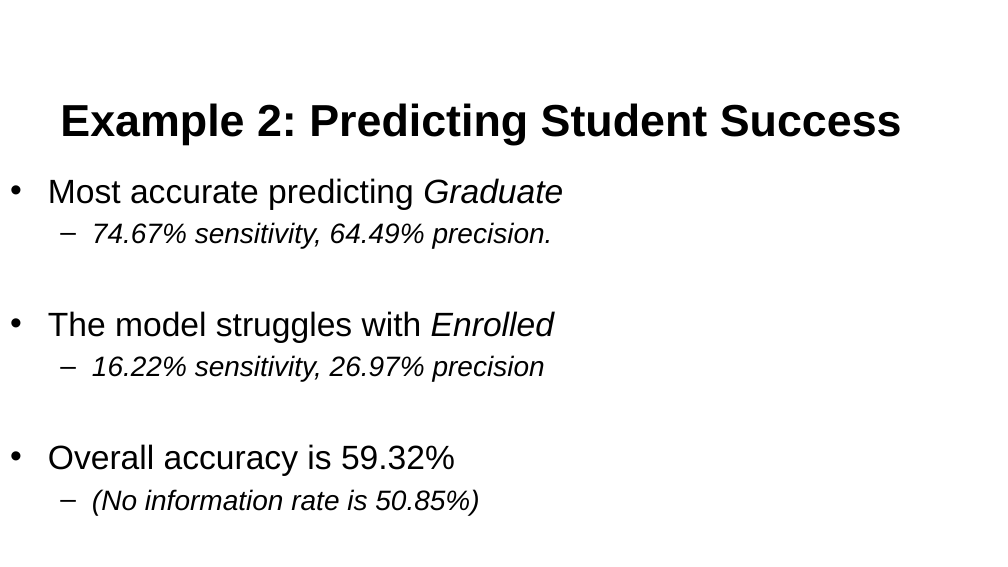
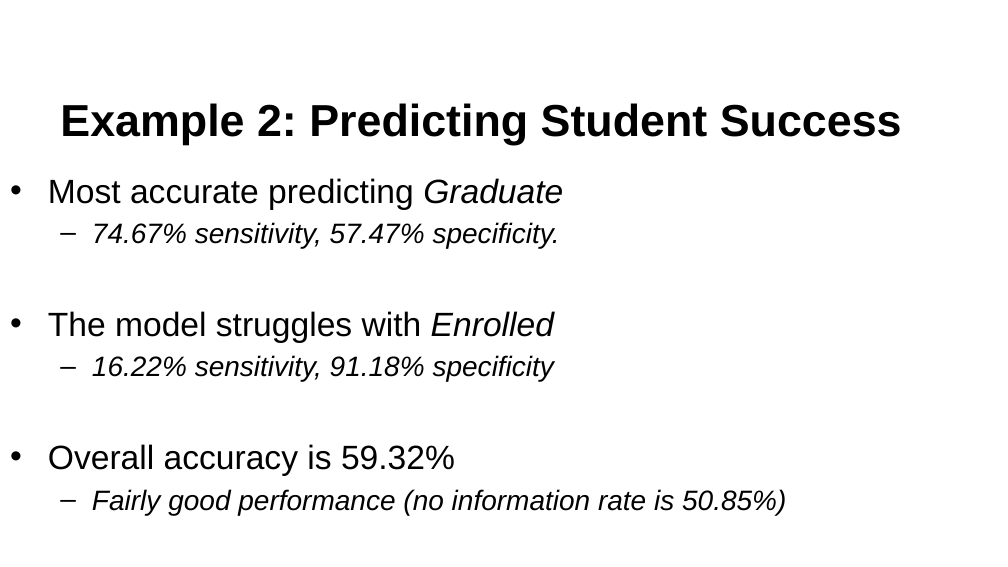
Before and after one commit to krisawilson/knn-workshop-spr25, a slide deck: slide 71 of k-nearest-neighbors.pptx (slide 63 before the commit). Drawn at 1008x567 pixels with LibreOffice and Linux fonts; fonts in the diff are those of the drawing; background and template pictures are left out. Boxes give left, top, right and bottom in pixels: in the first picture for what was removed or moved away, otherwise in the second. Text is boxed around its words. In the diff, an @@ line names an element or a change of style, - is before the commit and + after.

Commit message:
slides and code finished!

```diff
--- a/k-nearest-neighbors.pptx
+++ b/k-nearest-neighbors.pptx
@@ text at [92, 222, 560, 248]: text changed @@
-  – 74.67% sensitivity, 64.49% precision.
+  – 74.67% sensitivity, 57.47% specificity.
@@ text at [92, 355, 554, 381]: text changed @@
-  – 16.22% sensitivity, 26.97% precision
+  – 16.22% sensitivity, 91.18% specificity
@@ text at [92, 489, 786, 515]: text changed @@
-  – (No information rate is 50.85%)
+  – Fairly good performance (no information rate is 50.85%)
```
Also in this commit, not shown: 2 other slides changed, 15 slides added, 1 slide removed, 2 other files.
